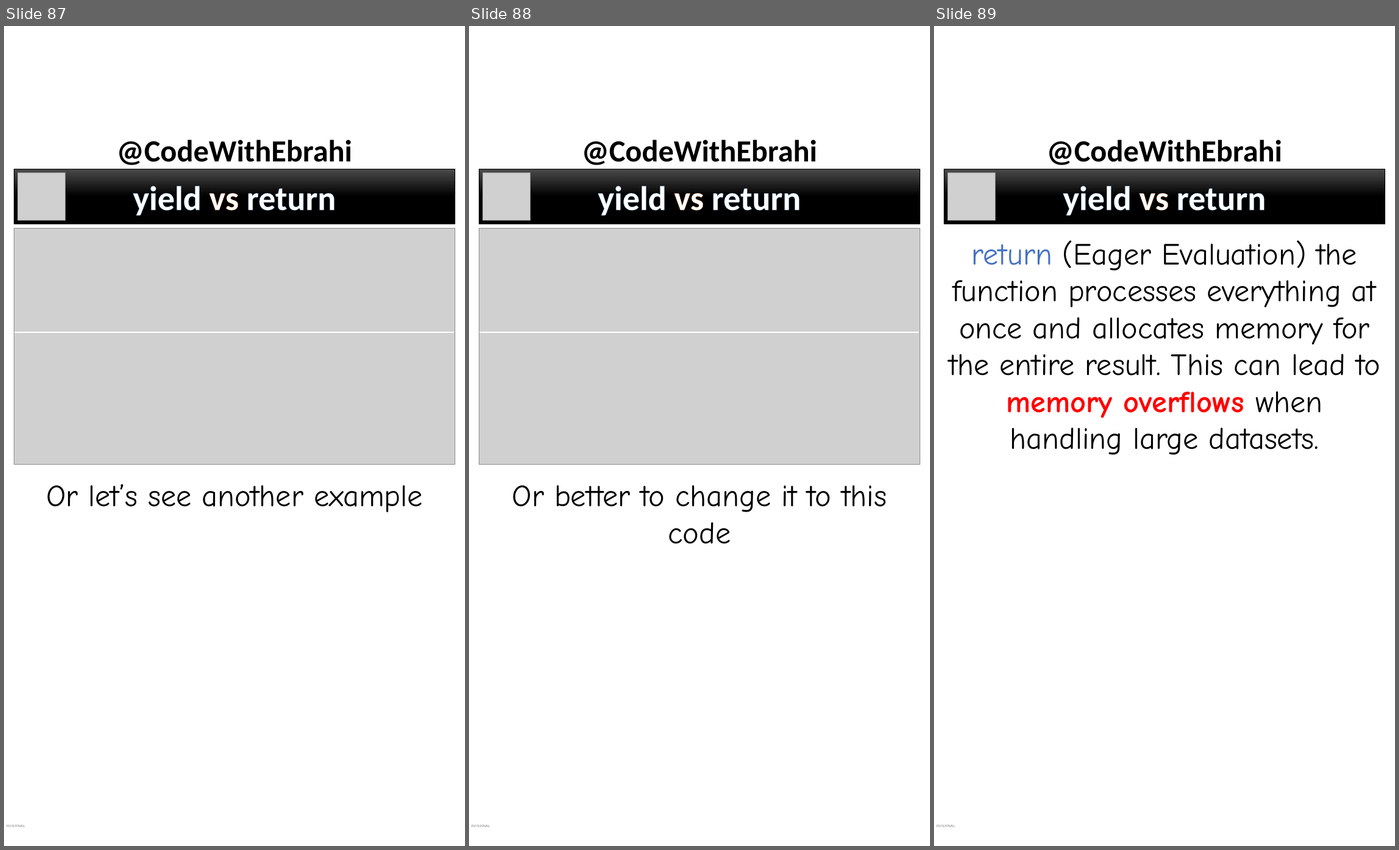
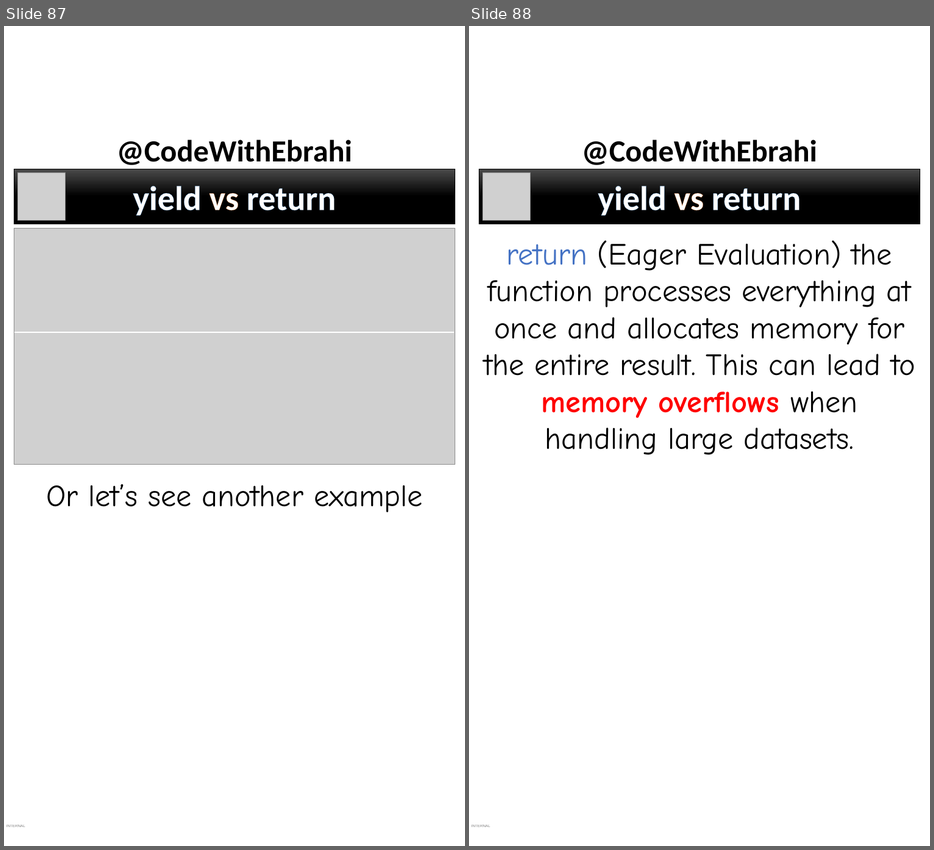
Before and after one commit to ebrahimsalehi1/python_codes, a slide deck: assets/images.pptx. Shown side by side, each under a label of ours: slides 87, 88 and 89 before the commit, slides 87 and 88 after it. The pictures are 1399x850 and 934x850 pixels, drawn with LibreOffice and Linux fonts; fonts in the diff are those of the drawing; grey boxes stand for pictures; background and template pictures are left out. Boxes give left, top, right and bottom in pixels: in the first picture for what was removed or moved away, otherwise in the second. Text is boxed around its words. In the diff, an @@ line names an element or a change of style, - is before the commit and + after.

```diff
--- a/assets/images.pptx
+++ b/assets/images.pptx
@@ slide 88 removed at (x1=469, y1=26, x2=930, y2=846), background picture (left out); not listed: 2 template elements that a slide beside it also shows @@
@@ rectangle removed at (x1=479, y1=169, x2=920, y2=224) @@
-yield vs return
@@ picture removed at (x1=482, y1=172, x2=530, y2=220) @@
@@ picture removed at (x1=479, y1=228, x2=920, y2=464) @@
@@ line removed from (479, 332) to (920, 332) @@
@@ text removed at (x1=512, y1=485, x2=887, y2=544) @@
-Or better to change it to this code
@@ what was slide 89 is now slide 88 @@
```
Also in this commit, not shown: 3 slides added, 4 other files.
